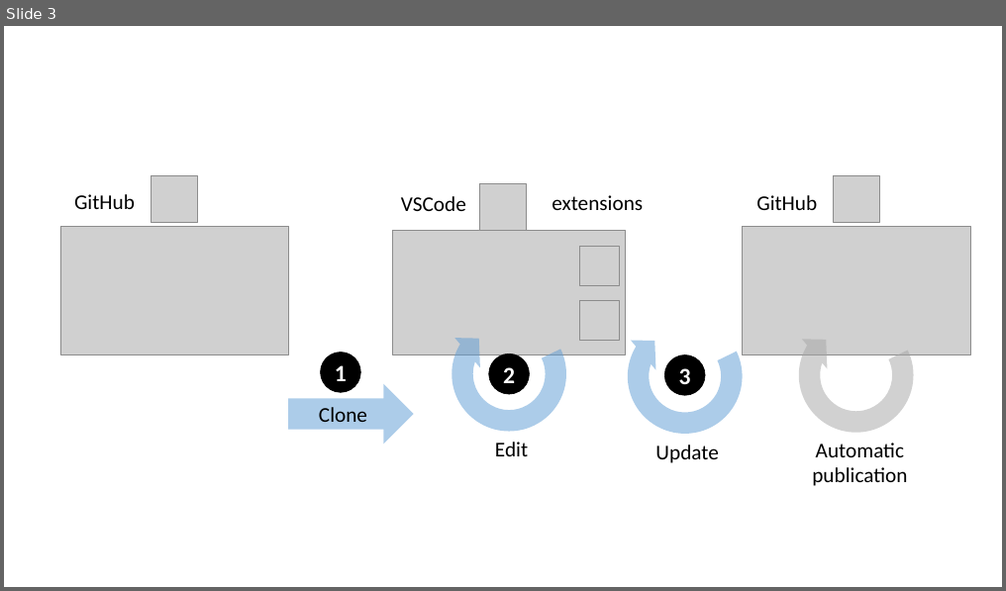
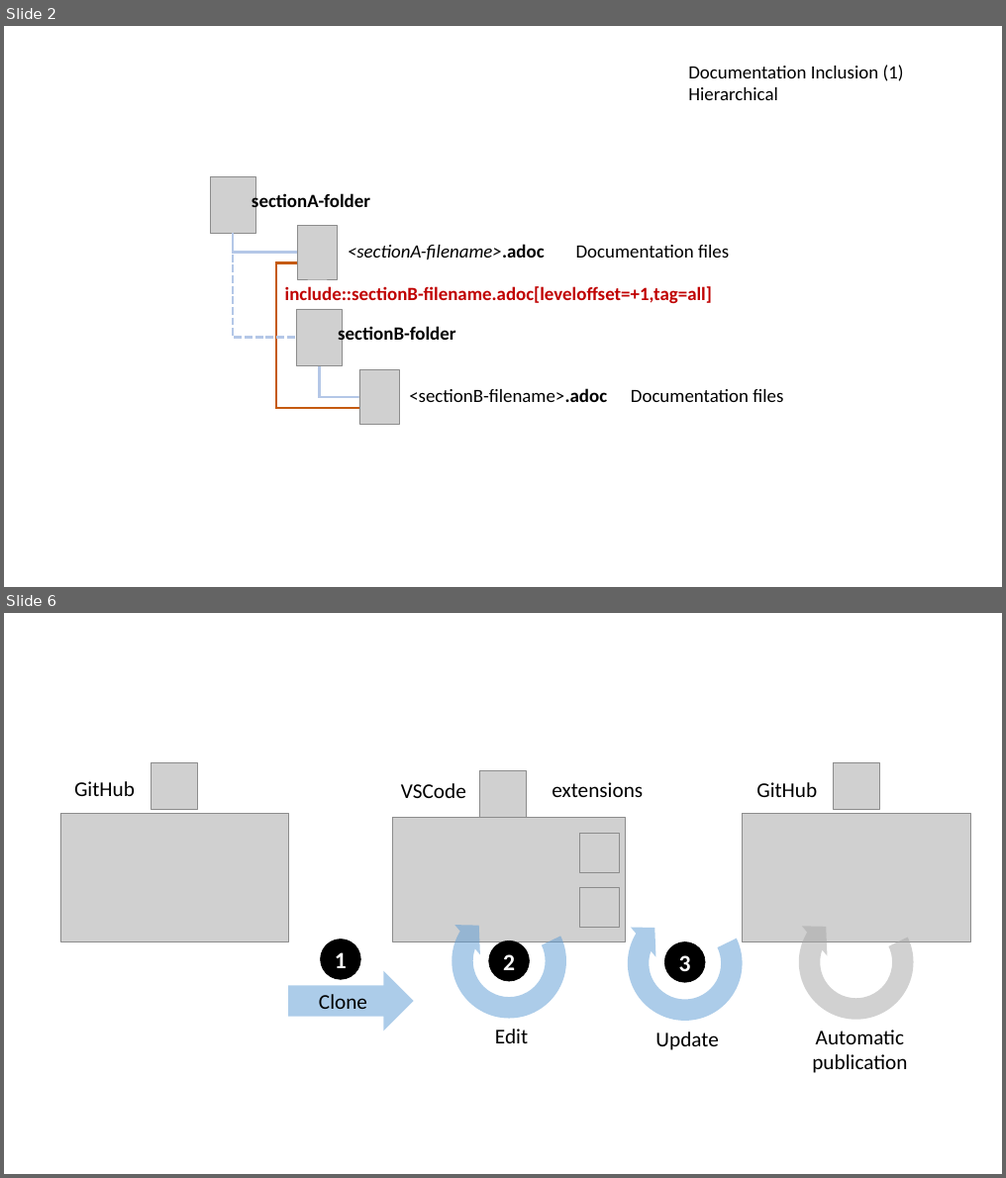
Before and after one commit to michelin/Continuous-Architecture-Toolkit, a slide deck: contributor-guide/refs/contributor-guide.pptx. Shown one above the other, each under a label of ours: slide 3 before the commit, slides 2 and 6 after it; the slides between them are not shown. The pictures are 1006x591 and 1006x1178 pixels, drawn with LibreOffice and Linux fonts; fonts in the diff are those of the drawing; grey boxes stand for pictures. Boxes give left, top, right and bottom in pixels: in the first picture for what was removed or moved away, otherwise in the second. Text is boxed around its words. In the diff, an @@ line names an element or a change of style, - is before the commit and + after.

```diff
--- a/contributor-guide/refs/contributor-guide.pptx
+++ b/contributor-guide/refs/contributor-guide.pptx
@@ slide 2 added at [4,26,1002,587], background #FFFFFF @@
@@ text added at [688,65,904,100], 32 pt, text #000000 @@
+Documentation Inclusion (1)
+Hierarchical
@@ picture added at [210,176,255,233] @@
@@ text added at [252,192,370,213], 32 pt, text #000000, bold @@
+sectionA-folder
@@ elbow line added from (233, 233) to (297, 253), #B4C7E7 4.5 pt @@
@@ elbow line added from (233, 233) to (296, 337), #B4C7E7 4.5 pt dashed @@
@@ picture added at [297,225,337,279] @@
@@ text added at [348,244,545,261], 32 pt, text #000000, italic @@
+<sectionA-filename>.adoc
@@ text added at [576,245,729,258], 32 pt, text #000000 @@
+Documentation files
@@ elbow line added from (297, 264) to (359, 408), #C55A11 4.5 pt @@
@@ text added at [285,286,712,304], 32 pt, text #C00000, bold @@
+include::sectionB-filename.adoc[leveloffset=+1,tag=all]
@@ picture added at [296,309,342,366] @@
@@ text added at [338,324,455,345], 32 pt, text #000000, bold @@
+sectionB-folder
@@ elbow line added from (319, 366) to (359, 397), #B4C7E7 4.5 pt @@
@@ picture added at [359,370,399,424] @@
@@ text added at [409,388,607,402], 32 pt, text #000000 @@
+<sectionB-filename>.adoc
@@ text added at [631,389,783,402], 32 pt, text #000000 @@
+Documentation files
@@ what was slide 3 is now slide 6 @@
```
Also in this commit, not shown: 2 slides changed, 2 other slides added, 4 other files.
